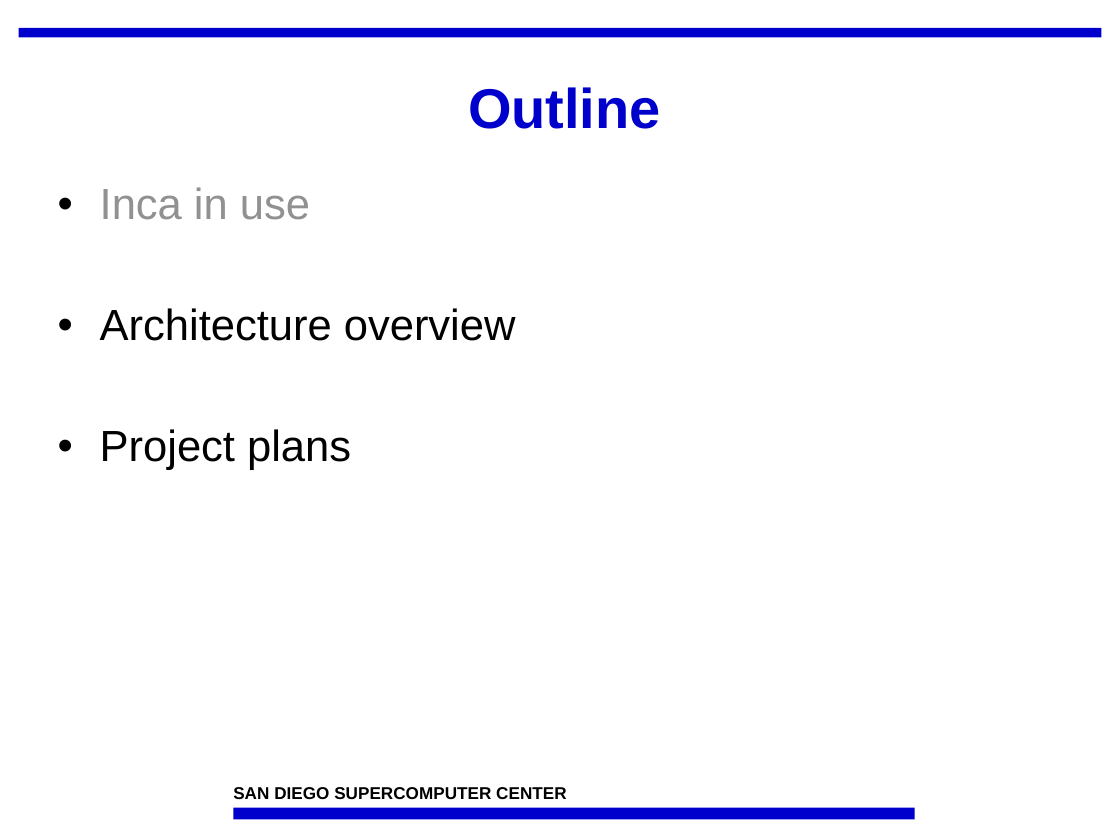
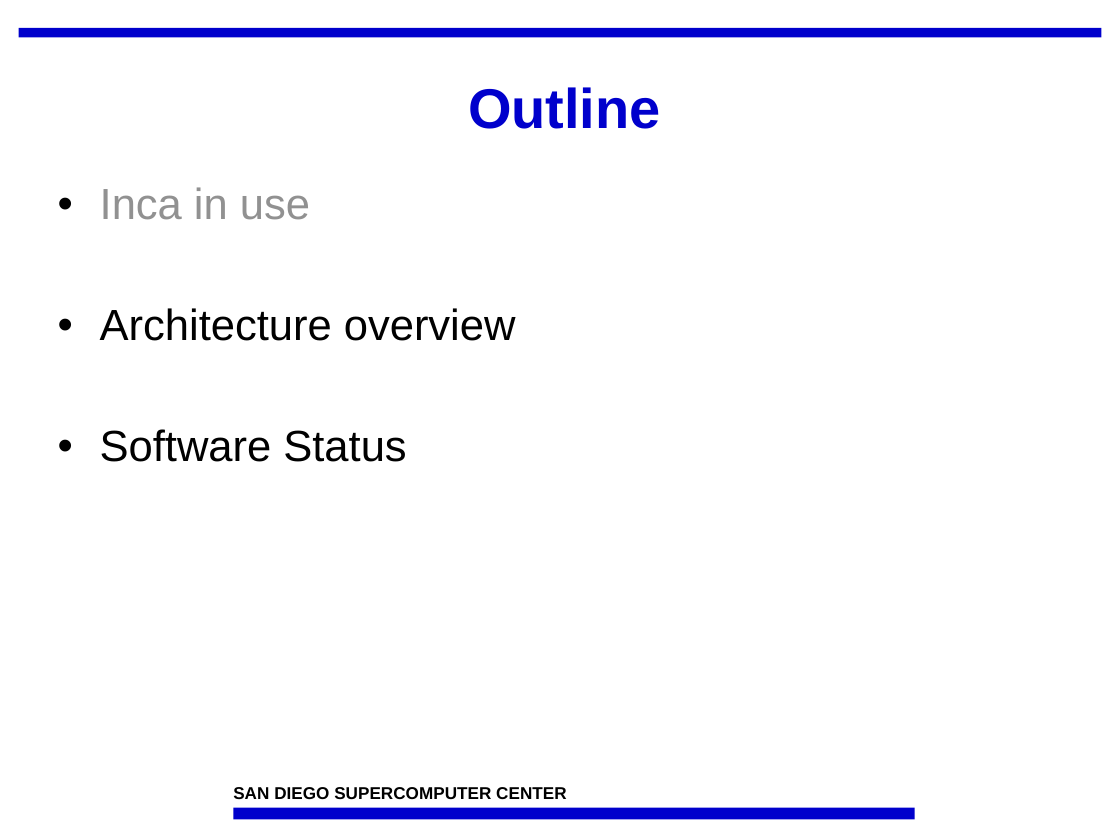
Before and after one commit to IncaProject/inca-xsede, a slide deck: slide 36 of talks/feb-06-workshop/overview.ppt. Drawn at 1120x840 pixels with LibreOffice and Linux fonts; fonts in the diff are those of the drawing; background and template pictures are left out. Boxes give left, top, right and bottom in pixels: in the first picture for what was removed or moved away, otherwise in the second. Text is boxed around its words. In the diff, an @@ line names an element or a change of style, - is before the commit and + after.

```diff
--- a/talks/feb-06-workshop/overview.ppt
+++ b/talks/feb-06-workshop/overview.ppt
@@ text at [100, 429, 406, 462]: text changed @@
-• Project plans
+• Software Status
```
Also in this commit, not shown: 4 other slides changed, 1 slide added, 1 slide removed.
